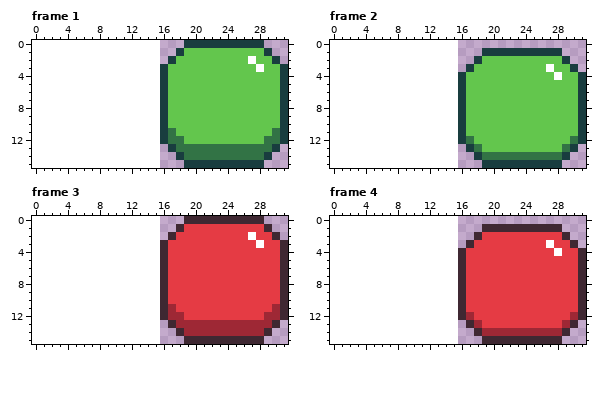
A pixel-art file gets an edit: dev/sprites.aseprite. Above, as it was before the edit.
16x16 pixels, 6 frames. Shown: frame 1, frame 2, frame 3, frame 4. The old version is drawn lined up with the new one, on the new canvas. The commit also changed other frames, which this record leaves out.
And afterwards:
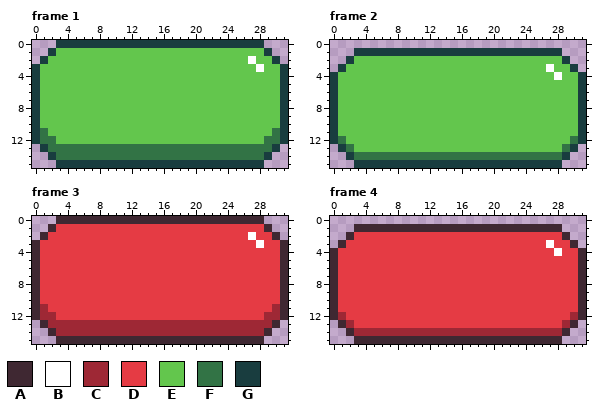
Palette (. is transparent): A #3f2832  B #ffffff  C #9e2835  D #e53b44  E #63c64d  F #327345  G #193d3f
From old to new:
canvas 16x16 -> 32x16, the old top-left corner now at 16,0
Changed rows in their new state; - is an unchanged pixel.
Frame 1:
first column x 0:
 0 ---GGGGGGGGGGGGGGGG
 1 --GEEEEEEEEEEEEEEEE
 2 -GEEEEEEEEEEEEEEEE-
 3 GEEEEEEEEEEEEEEEE--
 4 GEEEEEEEEEEEEEEEE--
 5 GEEEEEEEEEEEEEEEE--
 6 GEEEEEEEEEEEEEEEE--
 7 GEEEEEEEEEEEEEEEE--
 8 GEEEEEEEEEEEEEEEE--
 9 GEEEEEEEEEEEEEEEE--
10 GEEEEEEEEEEEEEEEE--
11 GFEEEEEEEEEEEEEEEE-
12 GFFEEEEEEEEEEEEEEEE
13 -GFFFFFFFFFFFFFFFF-
14 --GFFFFFFFFFFFFFFFF
15 ---GGGGGGGGGGGGGGGG
Frame 2:
first column x 0:
 1 ---GGGGGGGGGGGGGGGG
 2 --GEEEEEEEEEEEEEEEE
 3 -GEEEEEEEEEEEEEEEE-
 4 GEEEEEEEEEEEEEEEE--
 5 GEEEEEEEEEEEEEEEE--
 6 GEEEEEEEEEEEEEEEE--
 7 GEEEEEEEEEEEEEEEE--
 8 GEEEEEEEEEEEEEEEE--
 9 GEEEEEEEEEEEEEEEE--
10 GEEEEEEEEEEEEEEEE--
11 GEEEEEEEEEEEEEEEE--
12 GFEEEEEEEEEEEEEEEE-
13 -GFEEEEEEEEEEEEEEEE
14 --GFFFFFFFFFFFFFFFF
15 ---GGGGGGGGGGGGGGGG
Frame 3:
first column x 0:
 0 ---AAAAAAAAAAAAAAAA
 1 --ADDDDDDDDDDDDDDDD
 2 -ADDDDDDDDDDDDDDDD-
 3 ADDDDDDDDDDDDDDDD--
 4 ADDDDDDDDDDDDDDDD--
 5 ADDDDDDDDDDDDDDDD--
 6 ADDDDDDDDDDDDDDDD--
 7 ADDDDDDDDDDDDDDDD--
 8 ADDDDDDDDDDDDDDDD--
 9 ADDDDDDDDDDDDDDDD--
10 ADDDDDDDDDDDDDDDD--
11 ACDDDDDDDDDDDDDDDD-
12 ACCDDDDDDDDDDDDDDDD
13 -ACCCCCCCCCCCCCCCC-
14 --ACCCCCCCCCCCCCCCC
15 ---AAAAAAAAAAAAAAAA
Frame 4:
first column x 0:
 1 ---AAAAAAAAAAAAAAAA
 2 --ADDDDDDDDDDDDDDDD
 3 -ADDDDDDDDDDDDDDDD-
 4 ADDDDDDDDDDDDDDDD--
 5 ADDDDDDDDDDDDDDDD--
 6 ADDDDDDDDDDDDDDDD--
 7 ADDDDDDDDDDDDDDDD--
 8 ADDDDDDDDDDDDDDDD--
 9 ADDDDDDDDDDDDDDDD--
10 ADDDDDDDDDDDDDDDD--
11 ADDDDDDDDDDDDDDDD--
12 ACDDDDDDDDDDDDDDDD-
13 -ACDDDDDDDDDDDDDDDD
14 --ACCCCCCCCCCCCCCCC
15 ---AAAAAAAAAAAAAAAA
Where, in picture pixels (left, top, right, bottom), the same in both pictures:
changed: (32, 40, 184, 168)
changed: (330, 48, 482, 168)
changed: (32, 216, 184, 344)
changed: (330, 224, 482, 344)
